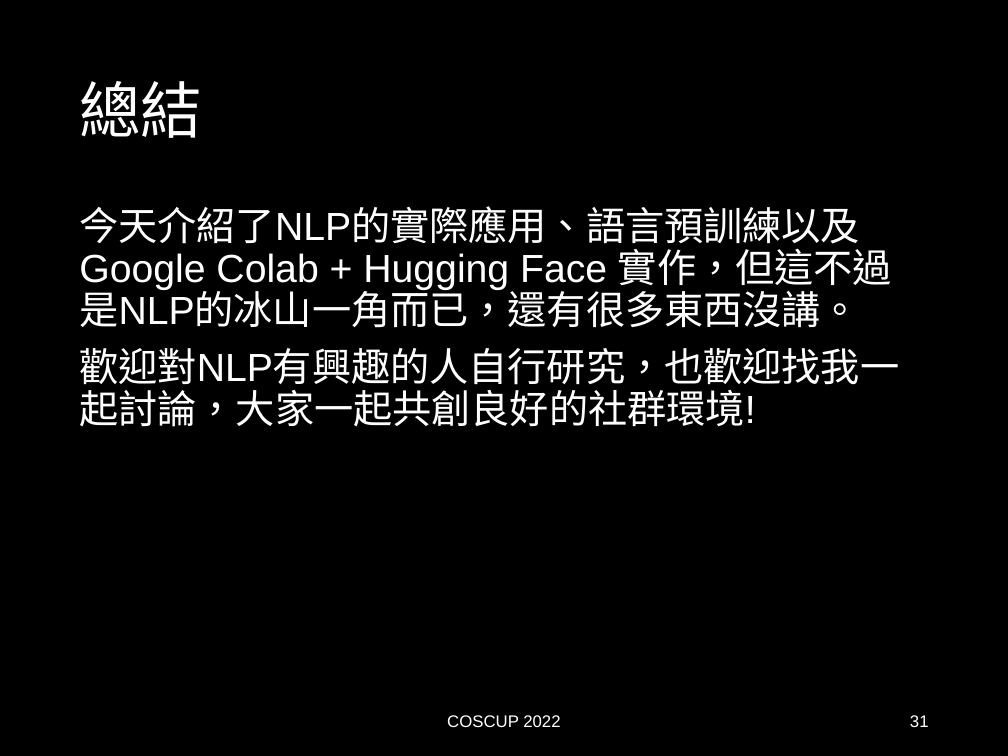
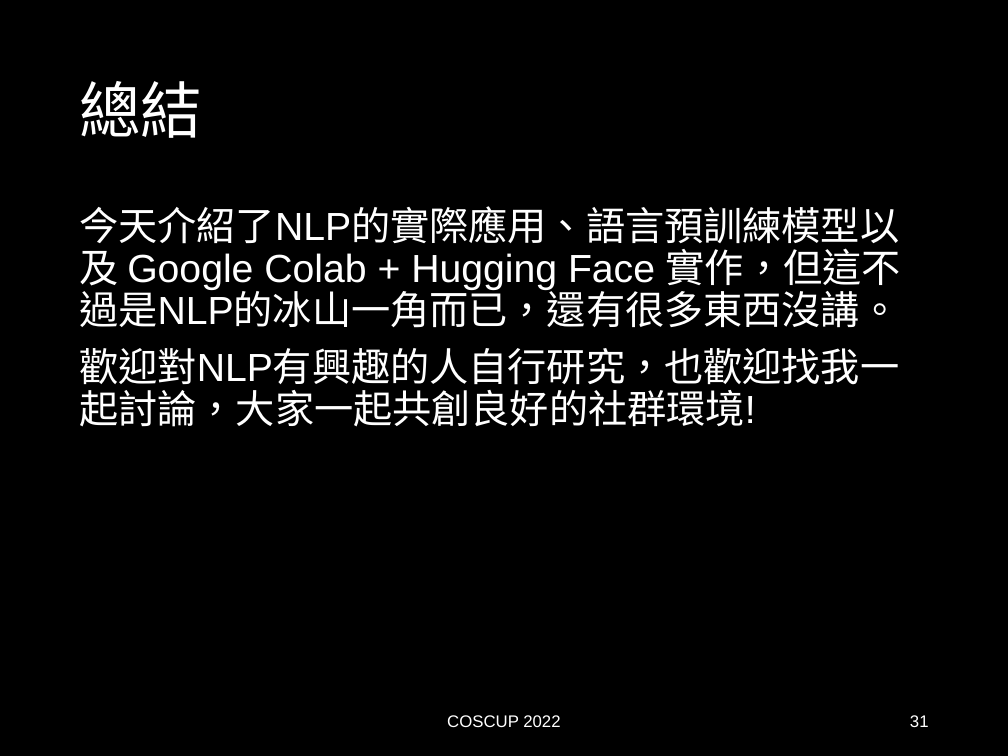
Before and after one commit to AndyChiangSH/COSCUP-2022, a slide deck: slide 31 of PPT/Google Colab + Hugging Face：帶你快速認識NLP.pptx. Drawn at 1008x756 pixels with LibreOffice and Linux fonts; fonts in the diff are those of the drawing. Boxes give left, top, right and bottom in pixels: in the first picture for what was removed or moved away, otherwise in the second. Text is boxed around its words. In the diff, an @@ line names an element or a change of style, - is before the commit and + after.

Commit message:
update PPT with correct link to Colab

```diff
--- a/PPT/Google Colab + Hugging Face：帶你快速認識NLP.pptx
+++ b/PPT/Google Colab + Hugging Face：帶你快速認識NLP.pptx
@@ text at <box>79,206,901,328</box>: text changed @@
-今天介紹了NLP的實際應用、語言預訓練以及Google Colab + Hugging Face 實作，但這不過是NLP的冰山一角而已，還有很多東西沒講。
+今天介紹了NLP的實際應用、語言預訓練模型以及 Google Colab + Hugging Face 實作，但這不過是NLP的冰山一角而已，還有很多東西沒講。
```
Also in this commit, not shown: 3 other slides changed, 1 other file.
